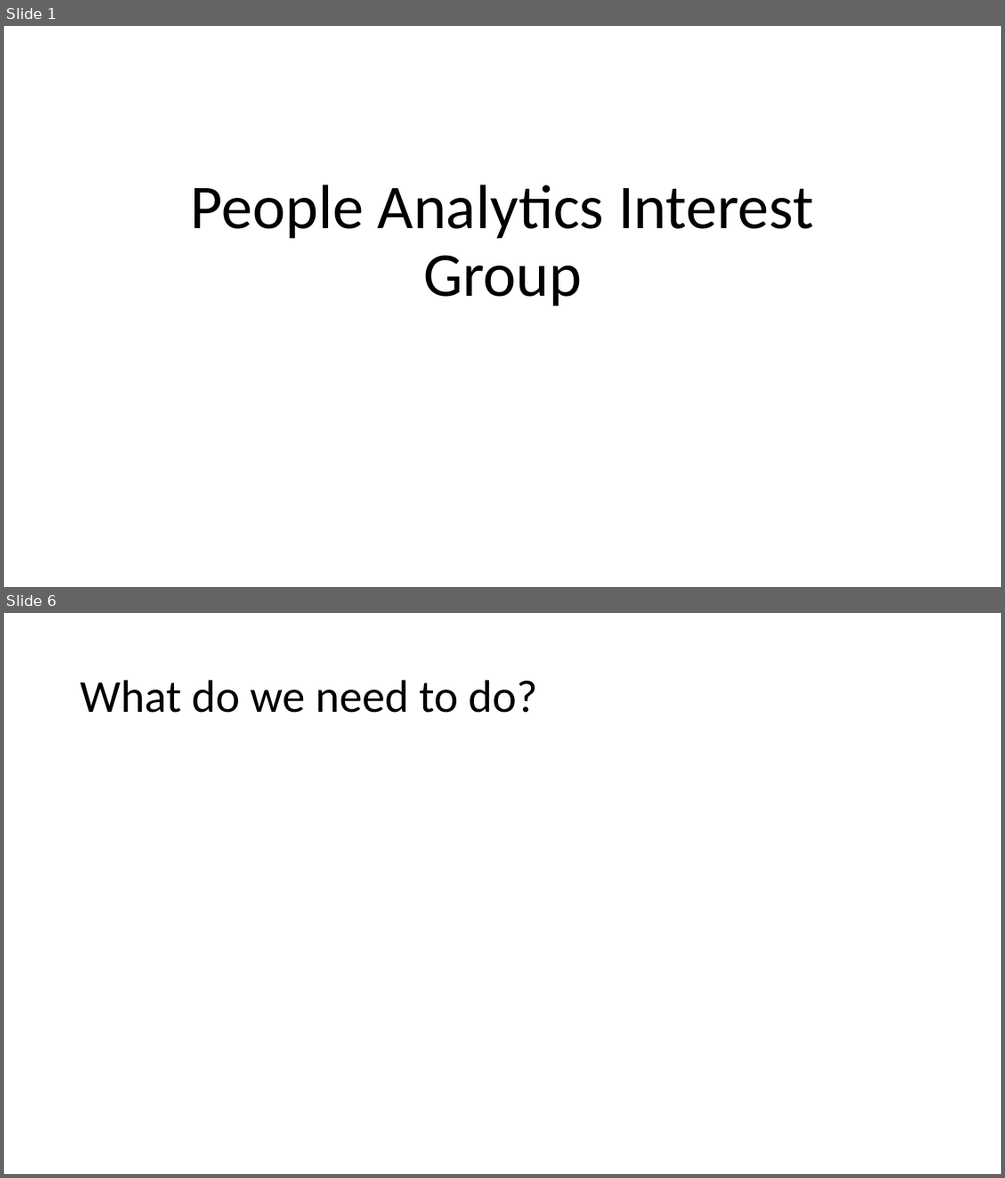
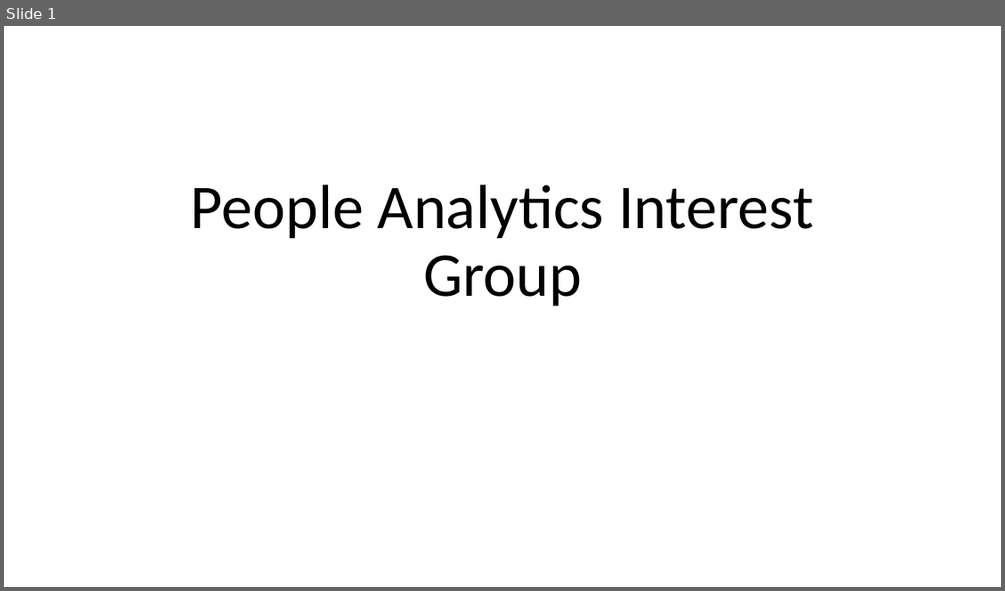
Before and after one commit to BenBarnard/PeopleAnalytics, a slide deck: InterestPresentation.pptx. Shown one above the other, each under a label of ours: slides 1 and 6 before the commit, slide 1 after it; the slides between them are not shown. The pictures are 1005x1178 and 1005x591 pixels, drawn with LibreOffice and Linux fonts; fonts in the diff are those of the drawing. Boxes give left, top, right and bottom in pixels: in the first picture for what was removed or moved away, otherwise in the second. Text is boxed around its words. In the diff, an @@ line names an element or a change of style, - is before the commit and + after.

```diff
--- a/InterestPresentation.pptx
+++ b/InterestPresentation.pptx
@@ slide 6 removed at (4, 613, 1001, 1174), background #FFFFFF @@
@@ title removed at (80, 680, 538, 713) @@
-What do we need to do?
```
Also in this commit, not shown: 4 slides changed, 1 slide added.
